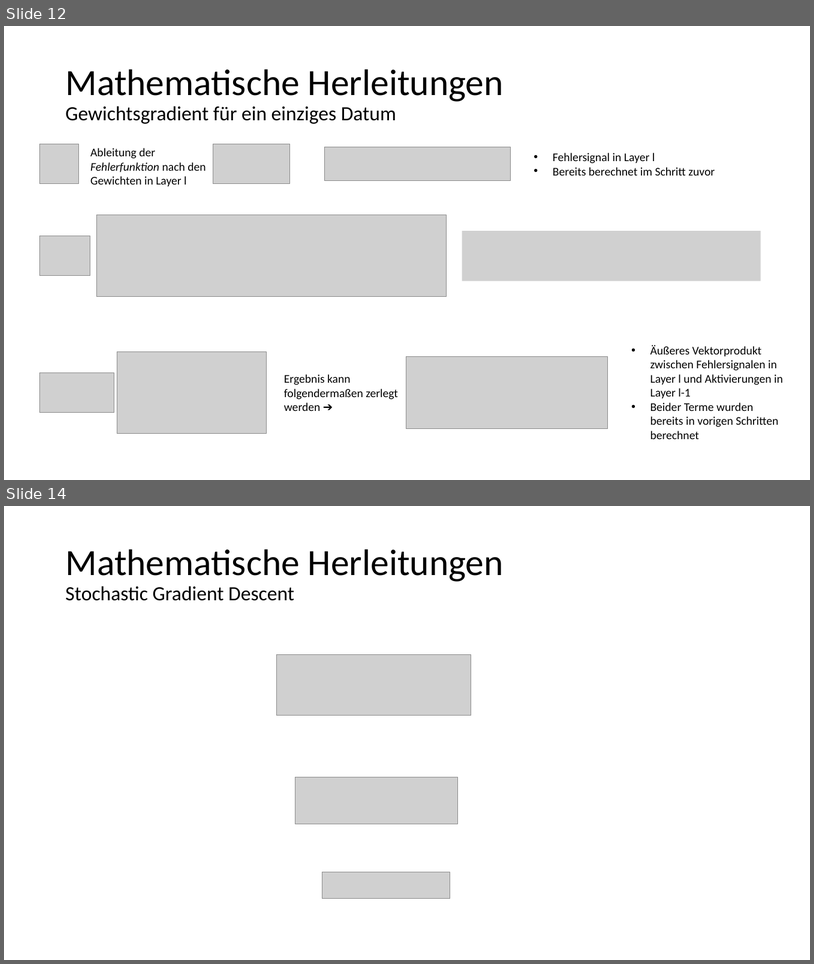
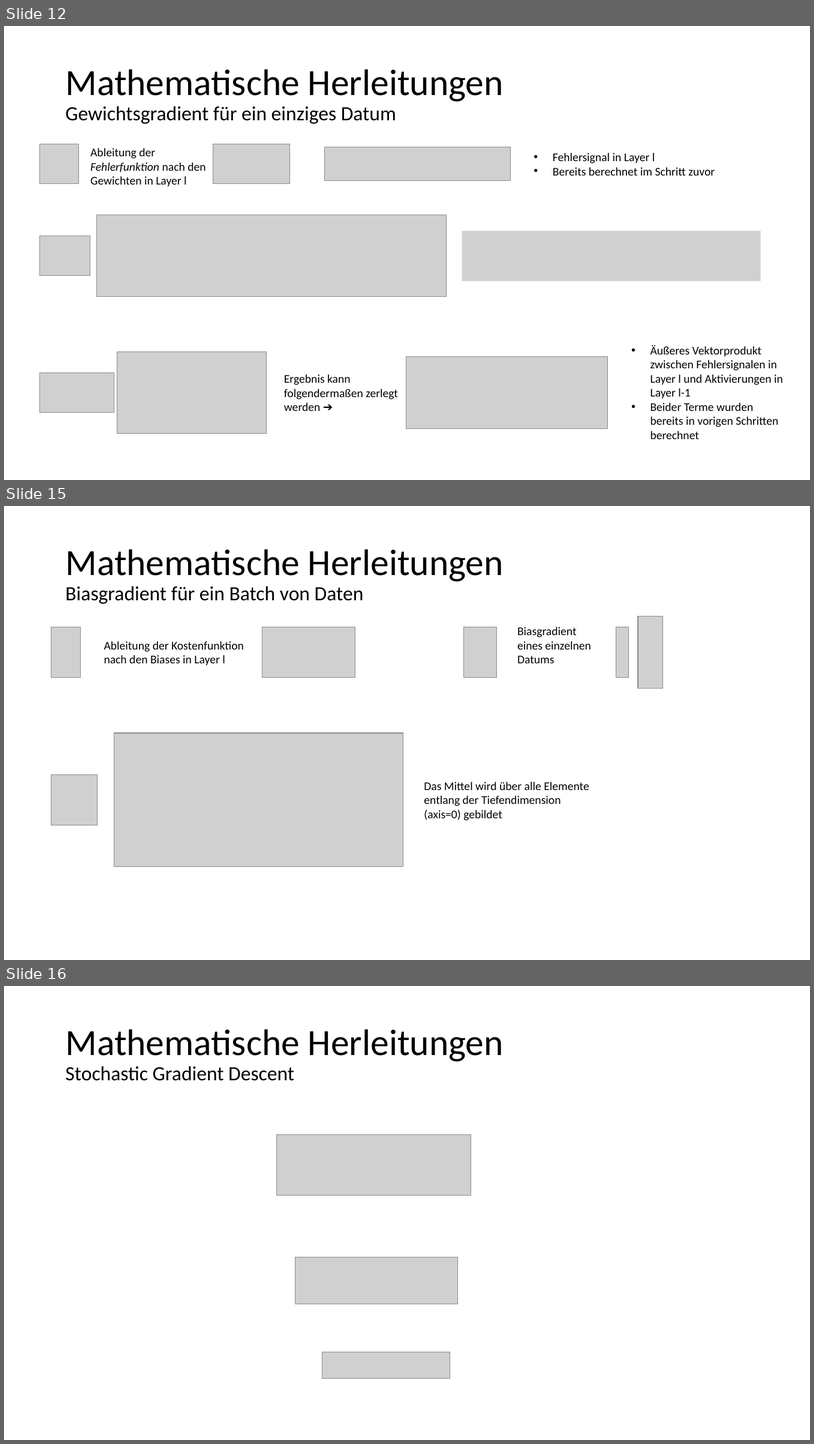
Before and after one commit to kevinsuedmersen/neural_networks_from_scratch, a slide deck: theory/submission/result_presentation.pptx. Shown one above the other, each under a label of ours: slides 12 and 14 before the commit, slides 12, 15 and 16 after it; the slides between them are not shown. The pictures are 814x964 and 814x1444 pixels, drawn with LibreOffice and Linux fonts; fonts in the diff are those of the drawing; grey boxes stand for pictures. Boxes give left, top, right and bottom in pixels: in the first picture for what was removed or moved away, otherwise in the second. Text is boxed around its words. In the diff, an @@ line names an element or a change of style, - is before the commit and + after.

```diff
--- a/theory/submission/result_presentation.pptx
+++ b/theory/submission/result_presentation.pptx
@@ slide 15 added at bbox=[4, 506, 810, 960], background #FFFFFF @@
@@ title added at bbox=[65, 549, 504, 604], 24 pt, text #000000 @@
+Mathematische Herleitungen
+Biasgradient für ein Batch von Daten
@@ picture added at bbox=[51, 627, 81, 677] @@
@@ picture added at bbox=[263, 627, 356, 677] @@
@@ picture added at bbox=[464, 627, 498, 677] @@
@@ text added at bbox=[518, 627, 591, 663], 14 pt, text #000000 @@
+Biasgradient eines einzelnen Datums
@@ picture added at bbox=[617, 627, 630, 677] @@
@@ picture added at bbox=[639, 616, 663, 688] @@
@@ text added at bbox=[104, 641, 244, 665], 14 pt, text #000000 @@
+Ableitung der Kostenfunktion nach den Biases in Layer l
@@ picture added at bbox=[114, 733, 403, 867] @@
@@ picture added at bbox=[51, 775, 98, 825] @@
@@ text added at bbox=[424, 781, 590, 820], 14 pt, text #000000 @@
+Das Mittel wird über alle Elemente entlang der Tiefendimension (axis=0) gebildet
@@ what was slide 14 is now slide 16 @@
```
Also in this commit, not shown: 1 slide changed, 1 other slide added, 1 other file.
